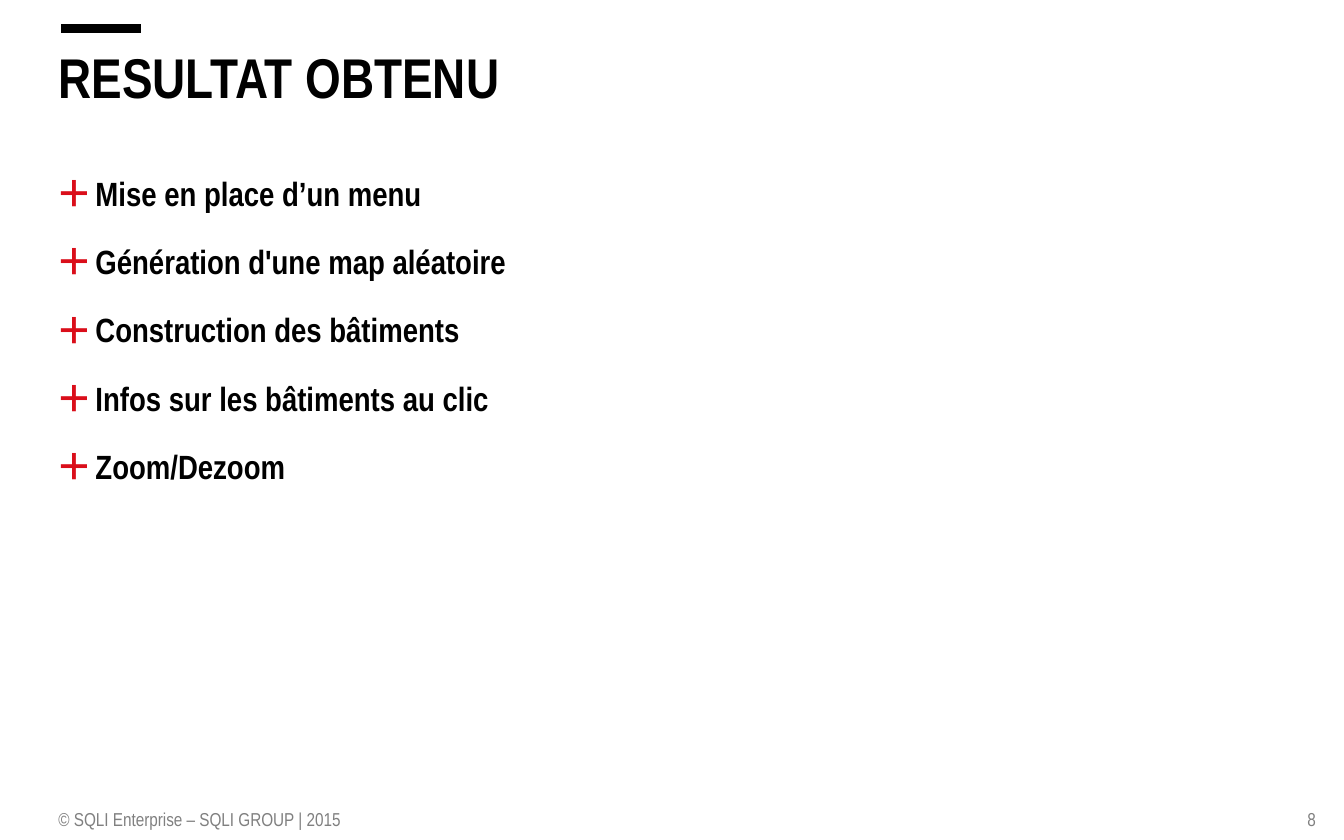
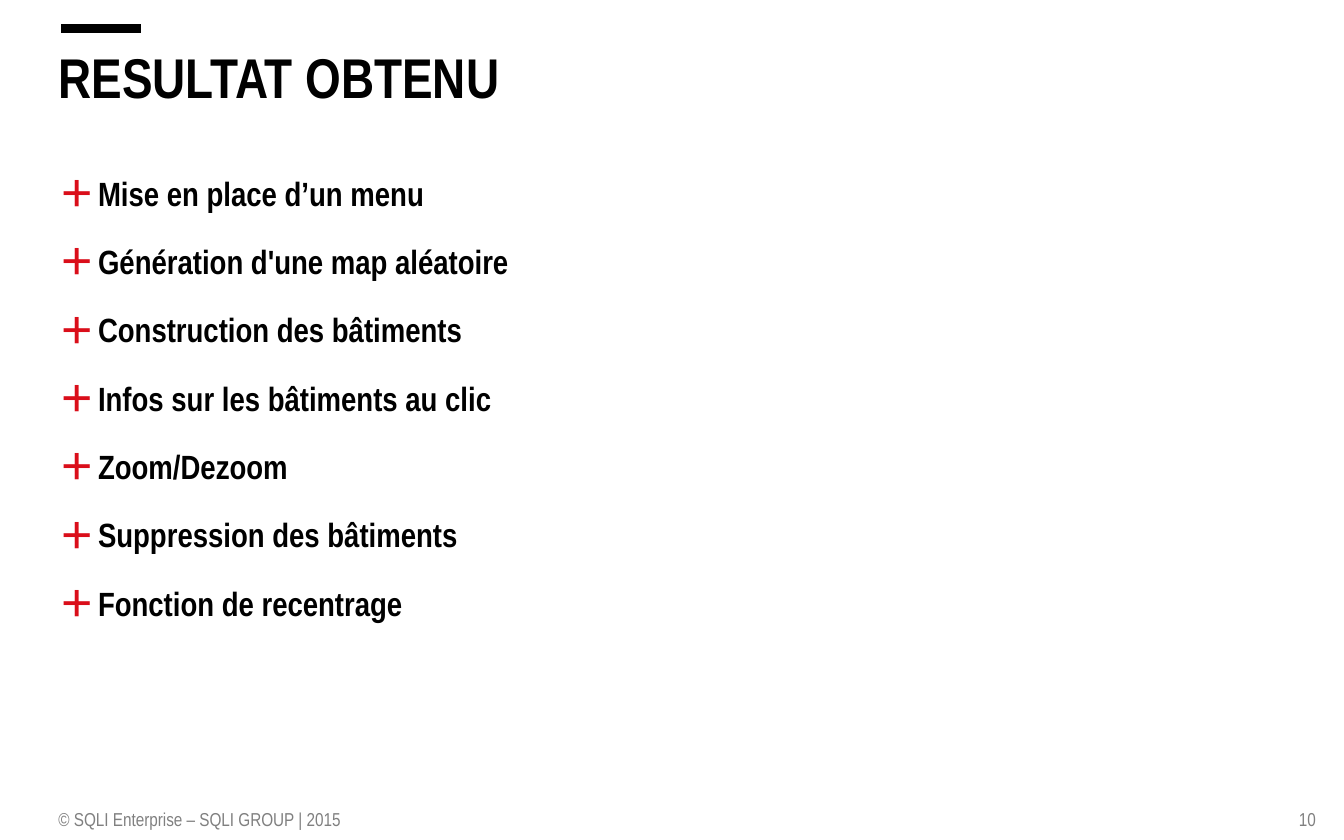
Before and after one commit to Persaver/simPolServer, a slide deck: slide 10 of Presentation/presentation.pptx (slide 8 before the commit). Drawn at 1344x840 pixels with LibreOffice and Linux fonts; fonts in the diff are those of the drawing; background and template pictures are left out. Boxes give left, top, right and bottom in pixels: in the first picture for what was removed or moved away, otherwise in the second. Text is boxed around its words. In the diff, an @@ line names an element or a change of style, - is before the commit and + after.

```diff
--- a/Presentation/presentation.pptx
+++ b/Presentation/presentation.pptx
@@ text at (x1=98, y1=522, x2=457, y2=622): paragraphs added @@
++ Suppression des bâtiments
++ Fonction de recentrage
@@ page number at (x1=1299, y1=813, x2=1316, y2=826): text changed @@
-8
+10
```
Also in this commit, not shown: 1 other slide changed, 2 slides added, 4 other files.
